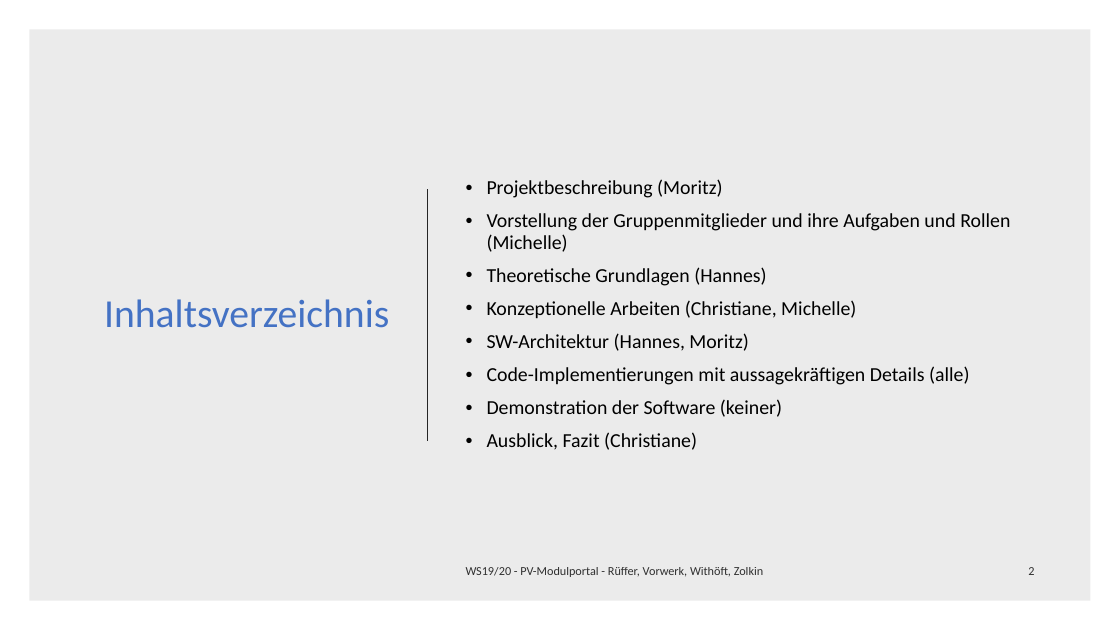
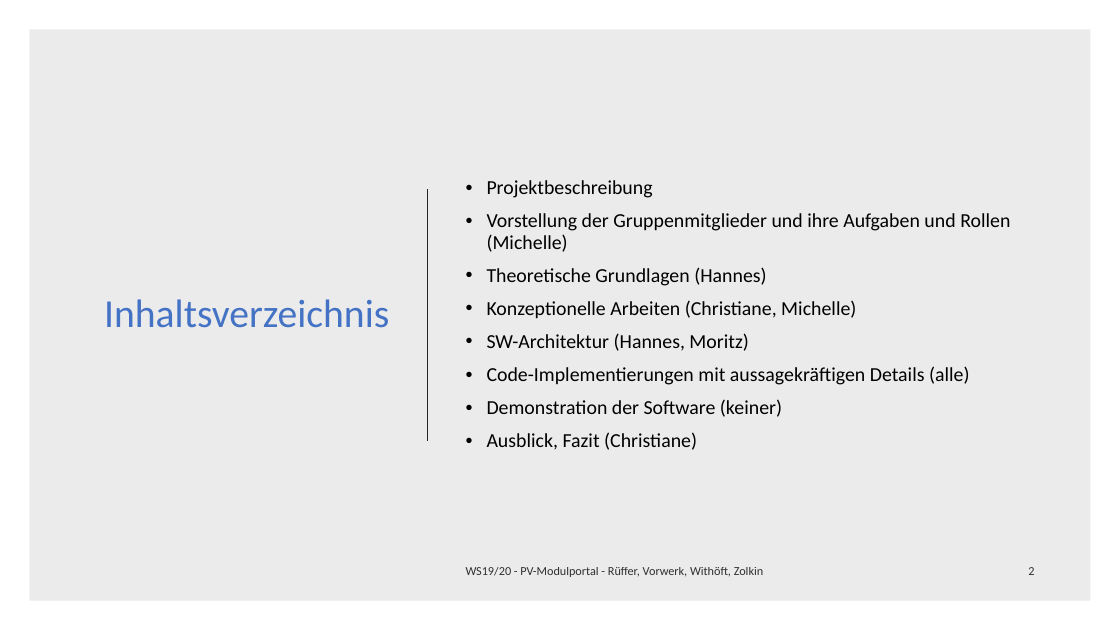
Before and after one commit to mwithoeft/Webengineering, a slide deck: slide 2 of docs/Seminarvortrag.pptx. Drawn at 1120x630 pixels with LibreOffice and Linux fonts; fonts in the diff are those of the drawing. Boxes give left, top, right and bottom in pixels: in the first picture for what was removed or moved away, otherwise in the second. Text is boxed around its words. In the diff, an @@ line names an element or a change of style, - is before the commit and + after.

Commit message:
Seminarvortrag Projektbeschreibung

```diff
--- a/docs/Seminarvortrag.pptx
+++ b/docs/Seminarvortrag.pptx
@@ text at bbox=[487, 180, 653, 198]: text changed @@
-• Projektbeschreibung (Moritz)
+• Projektbeschreibung
```
Also in this commit, not shown: 4 slides added.
